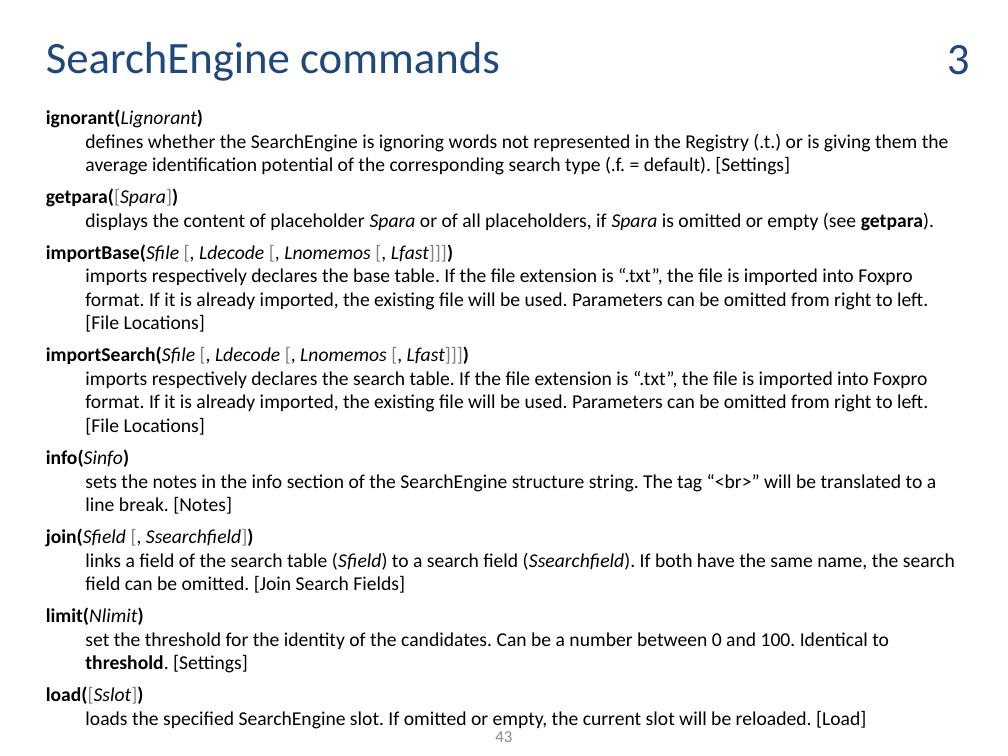
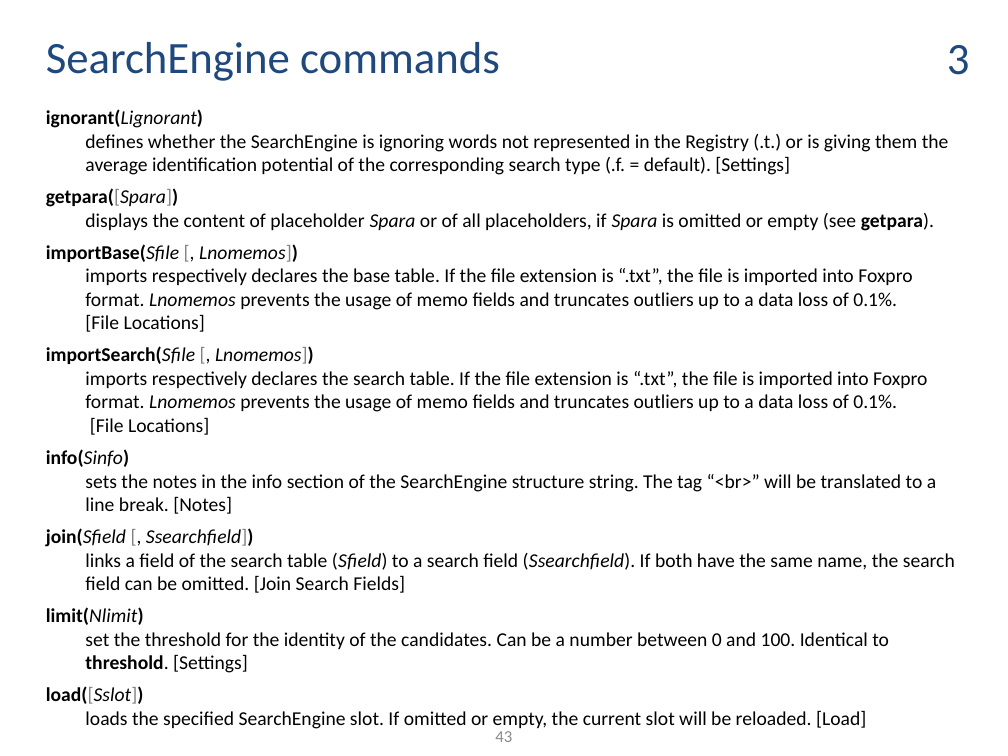
Before and after one commit to ThorstenDoherr/searchengine, a slide deck: slide 43 of doc/Manual.pptx. Drawn at 1008x756 pixels with LibreOffice and Linux fonts; fonts in the diff are those of the drawing. Boxes give left, top, right and bottom in pixels: in the first picture for what was removed or moved away, otherwise in the second. Text is boxed around its words. In the diff, an @@ line names an element or a change of style, - is before the commit and + after.

```diff
--- a/doc/Manual.pptx
+++ b/doc/Manual.pptx
@@ text at <box>46,244,927,435</box>: text changed @@
-importBase(Sfile [, Ldecode [, Lnomemos [, Lfast]]])
-imports respectively declares the base table. If the file extension is “.txt”, the file is imported into Foxpro format. If it is already imported, the existing file will be used. Parameters can be omitted from right to left. [File Locations]
-importSearch(Sfile [, Ldecode [, Lnomemos [, Lfast]]])
-imports respectively declares the search table. If the file extension is “.txt”, the file is imported into Foxpro format. If it is already imported, the existing file will be used. Parameters can be omitted from right to left. [File Locations]
+importBase(Sfile [, Lnomemos])
+imports respectively declares the base table. If the file extension is “.txt”, the file is imported into Foxpro format. Lnomemos prevents the usage of memo fields and truncates outliers up to a data loss of 0.1%.
+[File Locations]
+importSearch(Sfile [, Lnomemos])
+imports respectively declares the search table. If the file extension is “.txt”, the file is imported into Foxpro format. Lnomemos prevents the usage of memo fields and truncates outliers up to a data loss of 0.1%.
+[File Locations]
```
Also in this commit, not shown: 8 other slides changed, 1 other file.
